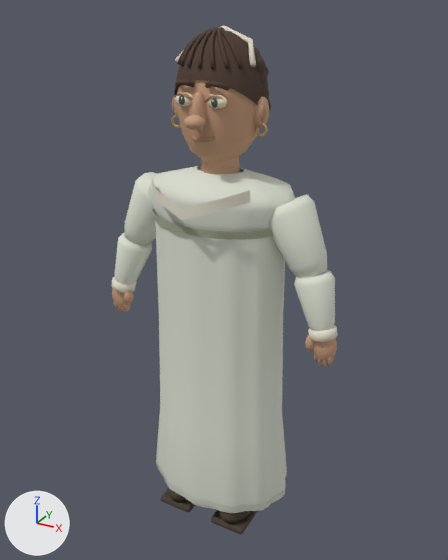
The glTF model public/models/characters/regency-gown.glb, before and after one commit.
The view is the same before and after, from a 50 mm lens placed at (1.045, -1.871, 1.964), pointed at (0.006, 0.019, 1.019). Lighting does not change. The marker at lower left points along +X, +Y and +Z. The older version comes first. Vertices at exactly the same position are counted once.

Objects in the first picture: 'regency-gown__Visual_glaze', 'regency-gown__Visual_matte', 'regency-gown__Visual_metal'.
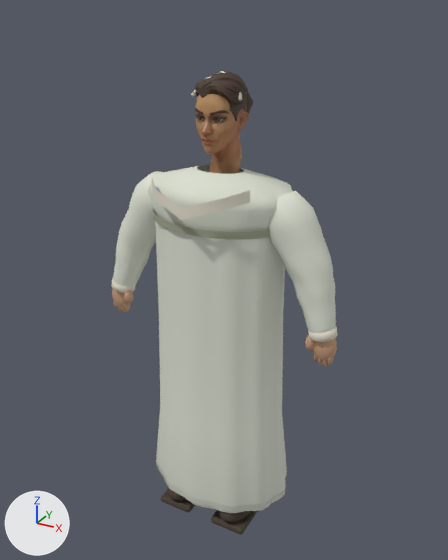
What differs and where, as boxes [x1, y1, x2, y2] in the pictures (448 x 560 px; the box of a moved part takes in the faces that stretch with it):
'regency-gown__Visual_matte', reshaped (9% shorter)
    before: [111, 26, 337, 534]
    after: [111, 71, 337, 534]
'regency-gown__Visual_MI_Superhero_Female', added (brown)
    after: [196, 94, 249, 174]
'regency-gown__Visual_MI_Hair_1.002', added (brown)
    after: [195, 72, 247, 121]
'regency-gown__Visual_glaze', deleted
    before: [175, 92, 227, 109]
'regency-gown__Visual_metal', deleted
    before: [171, 115, 268, 137]
'regency-gown__Visual_MI_Hair_2', added
    after: [195, 108, 229, 122]
'regency-gown__Visual_MI_Eyes.001', added
    after: [197, 117, 223, 122]
part 1 of me_sphere_129, moved or reshaped
    before: [175, 26, 256, 67]
    after: [191, 71, 242, 101]
part 2 of me_sphere_129, deleted (brown)
    before: [172, 27, 271, 174]
part 3 of me_sphere_129, moved or reshaped
    before: [114, 31, 335, 340]
    after: [113, 86, 336, 333]

Edits to the bpy script that builds the scene:
```text
Add mat_mi_superhero_female:
    mat_mi_superhero_female = bpy.data.materials.new('MI_Superhero_Female')
    # uses the picture img_t_superhero_female_dark_basecolor
    # uses the picture img_t_superhero_female_normal
    # uses the picture img_t_superhero_female_roughness
Add mat_mi_hair_2:
    mat_mi_hair_2 = bpy.data.materials.new('MI_Hair_2')
    # colours: brown #4b382c, mixed with the vertex colours
    # uses the picture img_t_hair_2_normal
Add mat_mi_hair_1_002:
    mat_mi_hair_1_002 = bpy.data.materials.new('MI_Hair_1.002')
    # colours: brown #4b382c
    # uses the picture img_t_hair_1_normal
Add mat_mi_eyes_001:
    mat_mi_eyes_001 = bpy.data.materials.new('MI_Eyes.001')
    # uses the picture img_t_eye_brown
    # uses the picture img_t_eye_normal_png
Change me_sphere_129:
    remove me_sphere_129.from_pydata(...)  # 5999 vertices, 11332 faces; spans x -0.48..0.48, y -0.26..0.23, z 0.01..1.91
    add me_sphere_129.from_pydata(...)  # 4080 vertices, 7648 faces; spans x -0.48..0.48, y -0.26..0.22, z 0.01..1.77
    me_sphere_129 part 1: the loose piece of 30 vertices spanning x -0.15..0.15, y -0.05..0.04, z 1.79..1.91 is scaled about its middle by (0.65, 0.7, 0.72), then moved by (0.0, 0.0, -0.12)
    me_sphere_129 part 2: 31 loose pieces with 2398 vertices, spanning x -0.18..0.18, y -0.2..0.23, z 1.38..1.91, are deleted
    me_sphere_129 part 3: 55 vertices moved from x -0.46..0.46, y -0.07..0.22, z 0.92..1.73 to x -0.46..0.46, y -0.07..0.16, z 0.92..1.7; 927 vertices removed from x -0.46..0.46, y -0.14..0.23, z 0.92..1.9; 1320 vertices added at x -0.47..0.47, y -0.09..0.16, z 0.91..1.73
    other edits to the shape of me_sphere_129 do not show in these pictures
Remove ob_regency_gown__visual_glaze:
    ob_regency_gown__visual_glaze = bpy.data.objects.new('regency-gown__Visual_glaze', me_sphere_145)
Remove ob_regency_gown__visual_metal:
    ob_regency_gown__visual_metal = bpy.data.objects.new('regency-gown__Visual_metal', me_small_bronze_earring)
Add ob_regency_gown__visual_mi_superhero_female:
    ob_regency_gown__visual_mi_superhero_female = bpy.data.objects.new('regency-gown__Visual_MI_Superhero_Female', me_superhero_female)  # 1626 vertices, 3228 faces; spans x -0.089..0.089, y -0.112..0.113, z 1.415..1.742
    ob_regency_gown__visual_mi_superhero_female.location = (0.0, 0.0, 0.0)
Add ob_regency_gown__visual_mi_hair_2:
    ob_regency_gown__visual_mi_hair_2 = bpy.data.objects.new('regency-gown__Visual_MI_Hair_2', me_eyebrows)  # 748 vertices, 1480 faces; spans x -0.063..0.063, y -0.0916..-0.0513, z 1.6243..1.6619
    ob_regency_gown__visual_mi_hair_2.location = (0.0, 0.0, 0.0)
Add ob_regency_gown__visual_mi_hair_1_002:
    ob_regency_gown__visual_mi_hair_1_002 = bpy.data.objects.new('regency-gown__Visual_MI_Hair_1.002', me_plane_001)  # 695 vertices, 1301 faces; spans x -0.085..0.09, y -0.079..0.108, z 1.592..1.771
    ob_regency_gown__visual_mi_hair_1_002.location = (0.0, 0.0, 0.0)
Add ob_regency_gown__visual_mi_eyes_001:
    ob_regency_gown__visual_mi_eyes_001 = bpy.data.objects.new('regency-gown__Visual_MI_Eyes.001', me_eyes)  # a UV sphere (16 segments, 13 rings, poles along y) spanning x 0.018..0.0511, y -0.0753..-0.0429, z 1.6145..1.6476; a UV sphere (16 segments, 13 rings, poles along y) spanning x -0.0511..-0.018, y -0.0753..-0.0429, z 1.6145..1.6476
    ob_regency_gown__visual_mi_eyes_001.location = (0.0, 0.0, 0.0)
```
